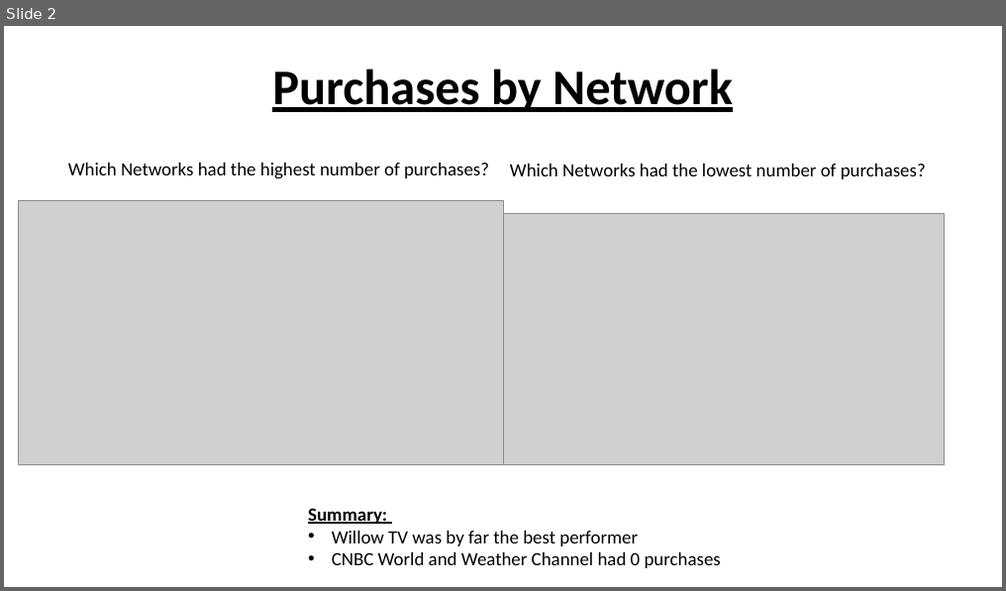
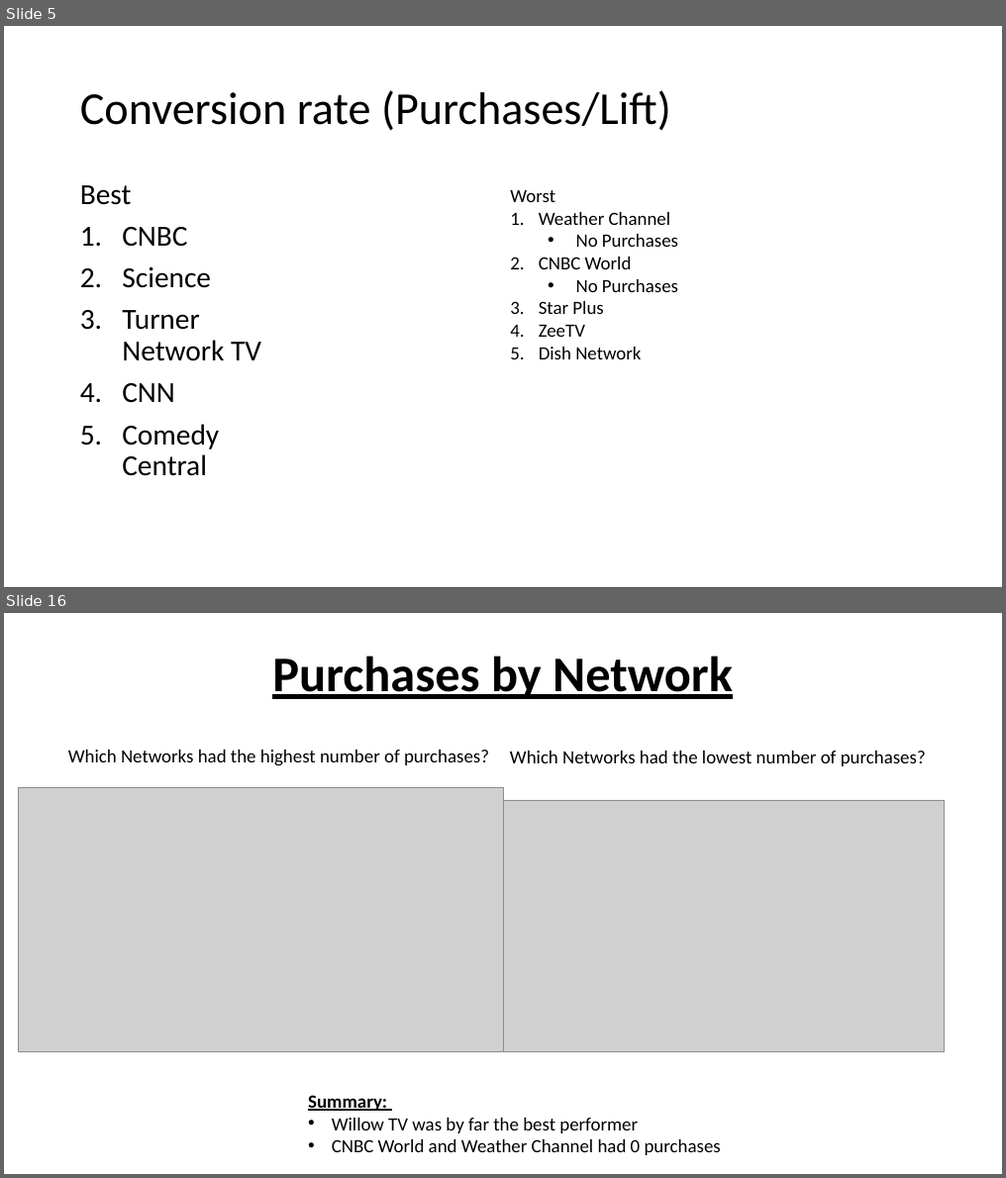
Before and after one commit to papir805/telepulse_ad_campaign_report, a slide deck: companyxyz_presentation.pptx. Shown one above the other, each under a label of ours: slide 2 before the commit, slides 5 and 16 after it; the slides between them are not shown. The pictures are 1006x591 and 1006x1178 pixels, drawn with LibreOffice and Linux fonts; fonts in the diff are those of the drawing; grey boxes stand for pictures. Boxes give left, top, right and bottom in pixels: in the first picture for what was removed or moved away, otherwise in the second. Text is boxed around its words. In the diff, an @@ line names an element or a change of style, - is before the commit and + after.

```diff
--- a/companyxyz_presentation.pptx
+++ b/companyxyz_presentation.pptx
@@ slide 5 added at box(4, 26, 1002, 587), background #FFFFFF @@
@@ title added at box(80, 90, 671, 131), 44 pt, text #000000 @@
+Conversion rate (Purchases/Lift)
@@ text added at box(80, 185, 261, 476), 28 pt, text #000000 @@
+Best
+1. CNBC
+2. Science
+3. Turner Network TV
+4. CNN
+5. Comedy Central
@@ text added at box(510, 190, 678, 360), 18 pt, text #000000 @@
+Worst
+1. Weather Channel
+  • No Purchases
+2. CNBC World
+  • No Purchases
+3. Star Plus
+4. ZeeTV
+5. Dish Network
@@ what was slide 2 is now slide 16 @@
```
Also in this commit, not shown: 1 slide changed, 13 other slides added, 1 slide removed, 10 other files.
